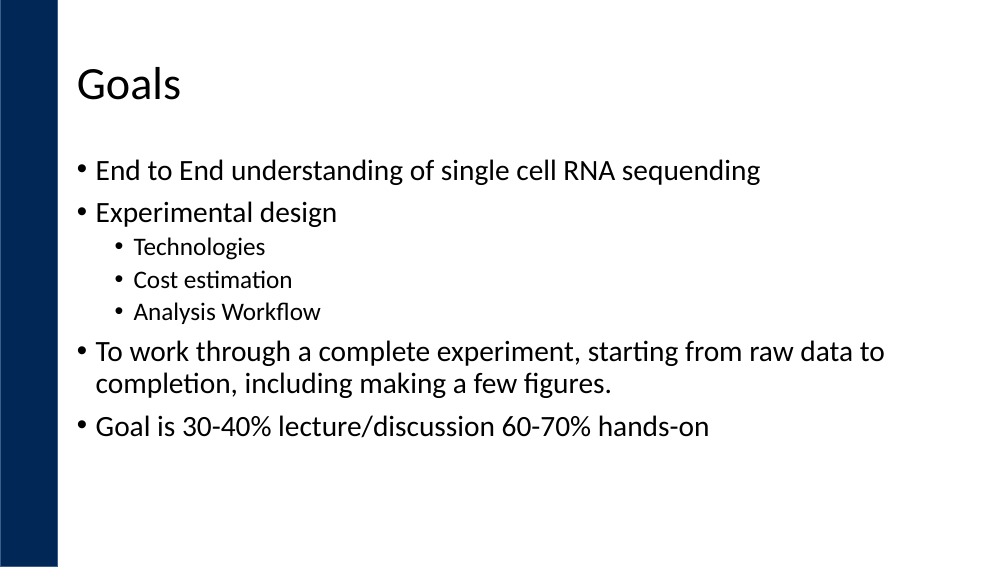
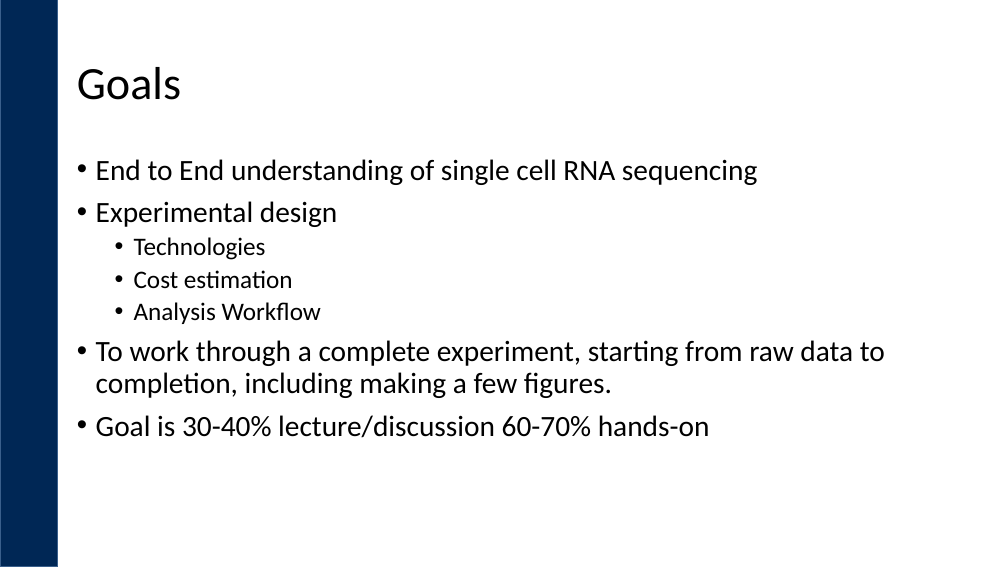
Before and after one commit to ucdavis-bioinformatics-training/2017_2018-single-cell-RNA-sequencing-Workshop-UCD_UCB_UCSF, a slide deck: slide 5 of day1/Introduction.pptx. Drawn at 1008x567 pixels with LibreOffice and Linux fonts; fonts in the diff are those of the drawing; background and template pictures are left out. Boxes give left, top, right and bottom in pixels: in the first picture for what was removed or moved away, otherwise in the second. Text is boxed around its words. In the diff, an @@ line names an element or a change of style, - is before the commit and + after.

```diff
--- a/day1/Introduction.pptx
+++ b/day1/Introduction.pptx
@@ text at (x1=96, y1=159, x2=757, y2=185): text changed @@
-• End to End understanding of single cell RNA sequending
+• End to End understanding of single cell RNA sequencing
```
Also in this commit, not shown: 3 other slides changed, 4 other files.
